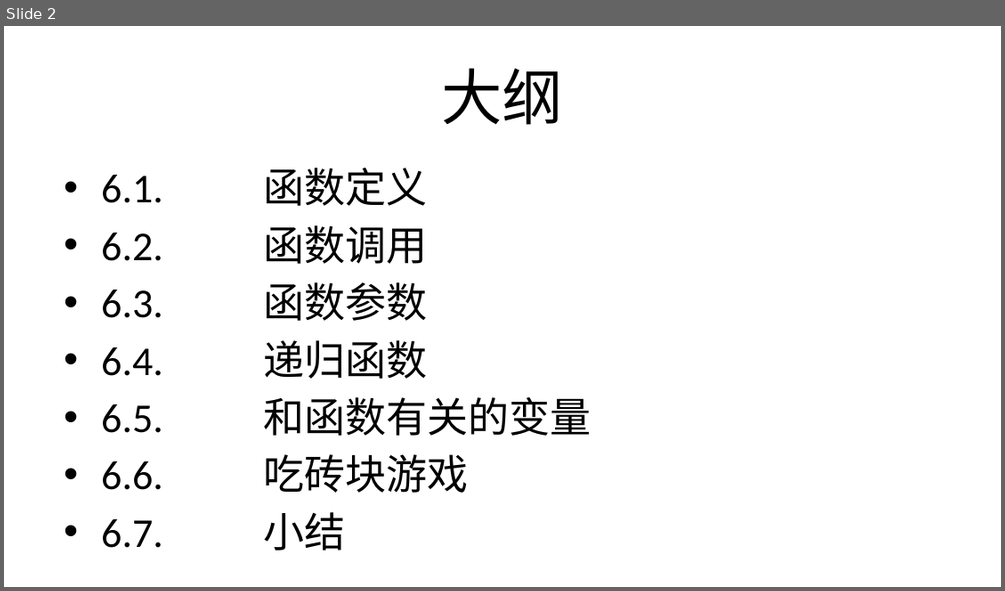
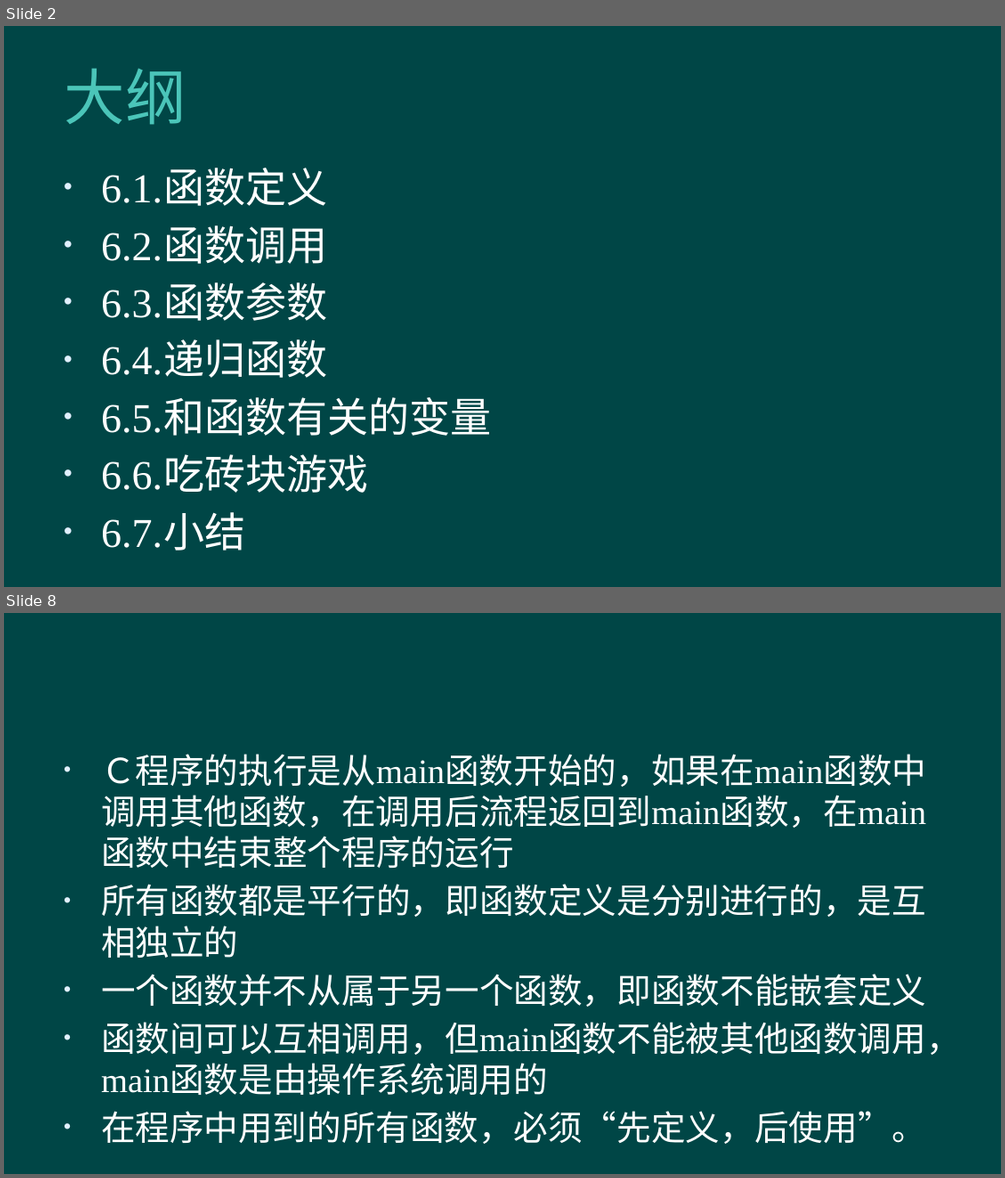
Before and after one commit to hanhonglei/Course_BasicGameProgramming, a slide deck: 第6章 函数及模块化程序设计/第6章 函数及模块化程序设计.pptx. Shown one above the other, each under a label of ours: slide 2 before the commit, slides 2 and 8 after it; the slides between them are not shown. The pictures are 1005x591 and 1005x1178 pixels, drawn with LibreOffice and Linux fonts; fonts in the diff are those of the drawing; background and template pictures are left out. Boxes give left, top, right and bottom in pixels: in the first picture for what was removed or moved away, otherwise in the second. Text is boxed around its words. In the diff, an @@ line names an element or a change of style, - is before the commit and + after.

```diff
--- a/第6章 函数及模块化程序设计/第6章 函数及模块化程序设计.pptx
+++ b/第6章 函数及模块化程序设计/第6章 函数及模块化程序设计.pptx
@@ slide 8 added at box(4, 613, 1001, 1174), background #004646 @@
@@ text added at box(101, 754, 961, 1143), 24.8 pt, text #FFFFFF @@
+• Ｃ程序的执行是从main函数开始的，如果在main函数中调用其他函数，在调用后流程返回到main函数，在main函数中结束整个程序的运行
+• 所有函数都是平行的，即函数定义是分别进行的，是互相独立的
+• 一个函数并不从属于另一个函数，即函数不能嵌套定义
+• 函数间可以互相调用，但main函数不能被其他函数调用，main函数是由操作系统调用的
+• 在程序中用到的所有函数，必须“先定义，后使用”。
@@ slide 2 changed as well @@
@@ background #FFFFFF to #004646 @@
@@ title "大纲" at box(64, 68, 186, 125): font Calibri to Lato, text colour #000000 to #4BC5B9, letter spacing 0 to 0.5 pt; alignment centre to left @@
@@ text "6.1. 函数定义" at box(101, 171, 491, 492): font Calibri to Times New Roman, text colour #000000 to #FFFFFF @@
```
Also in this commit, not shown: 1 other slide changed, 45 other slides added, 1 other file.
